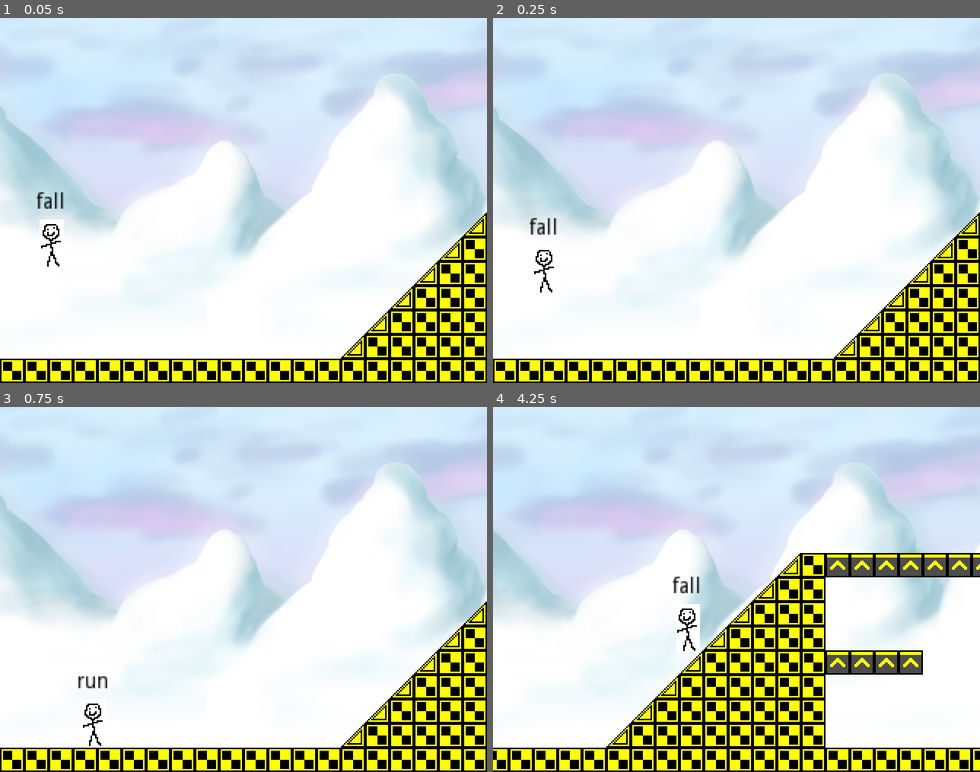
Above: before the commit, frames 1-4 (two rows, left to right).
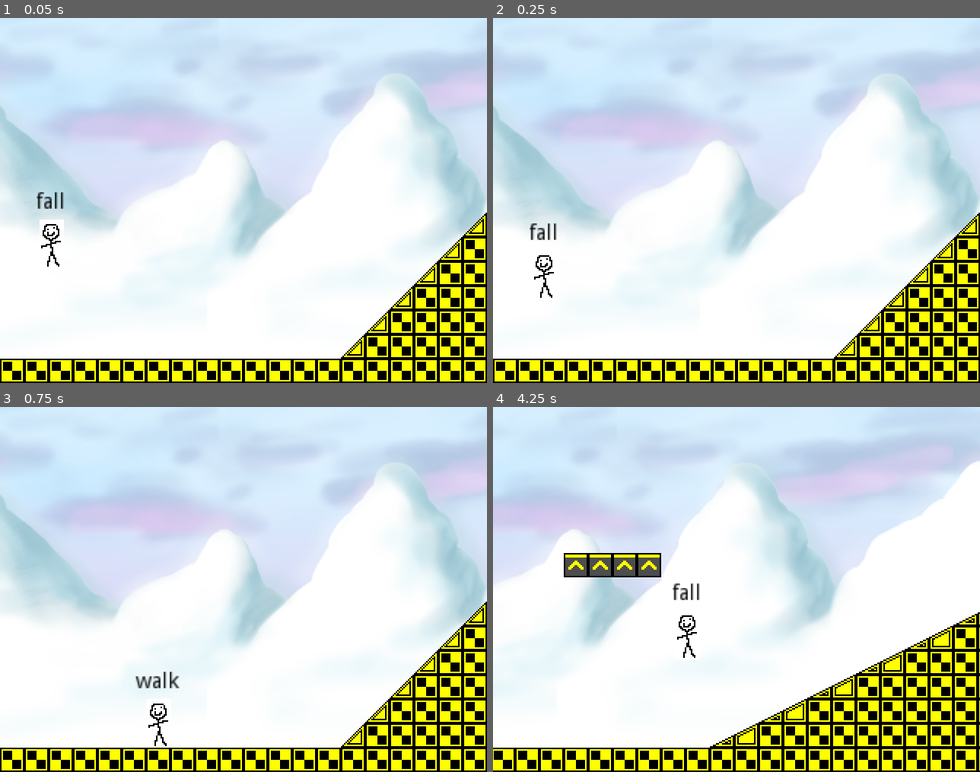
Above: after the commit, the same moments.

Repository: Alzter/RetroTux
Game: Godot game, scene res://Scenes/TestLevel.tscn
The game is run twice, just before and just after one commit, with the same random seed, the same clock (stepped at 60 frames per second) and the same inputs.
Inputs:
- Up to frame 1 (0.05 s): no input
- Up to frame 2 (0.25 s): no input
- Up to frame 3 (0.75 s): hold Right (move_right) from 0.53 s (still down); hold Z (run) from 0.53 s (still down)
- Up to frame 4 (4.25 s): tap X (jump) at 0.77, 0.8, 1.07, 1.35, 1.52, 1.82, 2.3, 3.02, 3.32 s; release Z (run) at 1.28 s; tap Z (run) at 1.55, 2.85 s; release Right (move_right) at 2.03 s; hold Left (move_left) 2.03-2.78 s; hold Z (run) 2.03-2.78 s; hold Right (move_right) from 2.78 s (still down); hold X (jump) from 3.53 s (still down)

Frame 1 is identical in both runs. In frame 2, 0.3% of the frame differs, in the area x 7-14%, y 54-77%; in frame 3, 0.6%; in frame 4, 47%, in the area x 0-100%, y 7-100%.

Commit message:
Working on getting horizontal momentum perfect

Diff:
--- a/src/Scenes/Players/Player.gd
+++ b/src/Scenes/Players/Player.gd
@@ -12,13 +12,13 @@
 onready var camera = get_tree().current_scene.get_node("Camera2D")
 
 const CAMERA_OFFSET = 32
-const WALK_SPEED = 1.5 * 16
-const RUN_SPEED = 2.5 * 16
+const WALK_SPEED = 16 * 16 # Tiles per second
+const RUN_SPEED = 22 * 16 # Tiles per second
 const FRICTION = 0.8
 
-var gravity = 10 * 60
-var jump_height = 4.5 * 16
-var jump_height_max = 5.5 * 16
+var gravity = 12 * 60
+var jump_height = 4.5 * 16 # Tiles * Tile height
+var jump_height_max = 5.5 * 16 # Tiles * Tile height
 
 func _ready():
 	jump_height = sqrt(2 * gravity * jump_height)
@@ -42,8 +42,8 @@
 	velocity.x *= FRICTION
 
 	var move_direction = -int(Input.is_action_pressed("move_left")) + int(Input.is_action_pressed("move_right"))
-	if Input.is_action_pressed("run"): velocity.x += RUN_SPEED * move_direction
-	else: velocity.x += WALK_SPEED * move_direction
+	var speed = RUN_SPEED if Input.is_action_pressed("run") else WALK_SPEED
+	velocity.x = lerp(velocity.x, speed * move_direction, 1)
 	if abs(velocity.x) < 6:
 		velocity.x = 0
 
--- a/src/Scenes/Players/SMPlayer.gd
+++ b/src/Scenes/Players/SMPlayer.gd
@@ -2,6 +2,7 @@
 
 func _ready():
 	add_state("idle")
+	add_state("walk")
 	add_state("run")
 	add_state("jump")
 	add_state("fall")
@@ -22,11 +23,16 @@
 	elif !Input.is_action_pressed("jump"):
 		parent.jump_buffer.stop()
 
-	if parent.jump_buffer.time_left and ((state == "idle" or state == "run") or !parent.coyote_timer.is_stopped()):
+	print(str(parent.velocity.x, " ", parent.RUN_SPEED))
+
+	if parent.jump_buffer.time_left and ((state == "idle" or state == "walk" or state == "run") or !parent.coyote_timer.is_stopped()):
 		parent.jump_buffer.stop()
 		parent.coyote_timer.stop()
 		parent.play_sound("jump")
-		parent.velocity.y = -parent.jump_height
+		if abs(parent.velocity.x) - 0.1 >= parent.RUN_SPEED:
+			parent.velocity.y = -parent.jump_height_max
+		else:
+			parent.velocity.y = -parent.jump_height
 		parent.snap = false
 
 	# Jump cancelling
@@ -38,24 +44,33 @@
 	match state:
 		"idle":
 			if !parent.is_on_floor():
-				return _jump_state()
+				return jump_state()
 			elif parent.velocity.x != 0:
-				return "run"
+				return run_state()
+		"walk":
+			if !parent.is_on_floor():
+				return jump_state()
+			elif parent.velocity.x == 0:
+				return "idle"
+			else:
+				return run_state()
 		"run":
 			if !parent.is_on_floor():
-				return _jump_state()
+				return jump_state()
 			elif parent.velocity.x == 0:
 				return "idle"
+			else:
+				return run_state()
 		"jump":
 			if parent.is_on_floor():
 				return "idle"
 			else:
-				return _jump_state()
+				return jump_state()
 		"fall":
 			if parent.is_on_floor():
 				return "idle"
 			else:
-				return _jump_state()
+				return jump_state()
 
 func _enter_state(new_state, old_state):
 	match new_state:
@@ -73,8 +88,14 @@
 func _exit_state(old_state, new_state):
 	pass
 
-func _jump_state():
+func jump_state():
 	if parent.velocity.y >= 0:
 		return "fall"
 	else:
 		return "jump"
+
+func run_state():
+	if abs(parent.velocity.x) - 4 > parent.RUN_SPEED:
+		return "run"
+	else:
+		return "walk"
